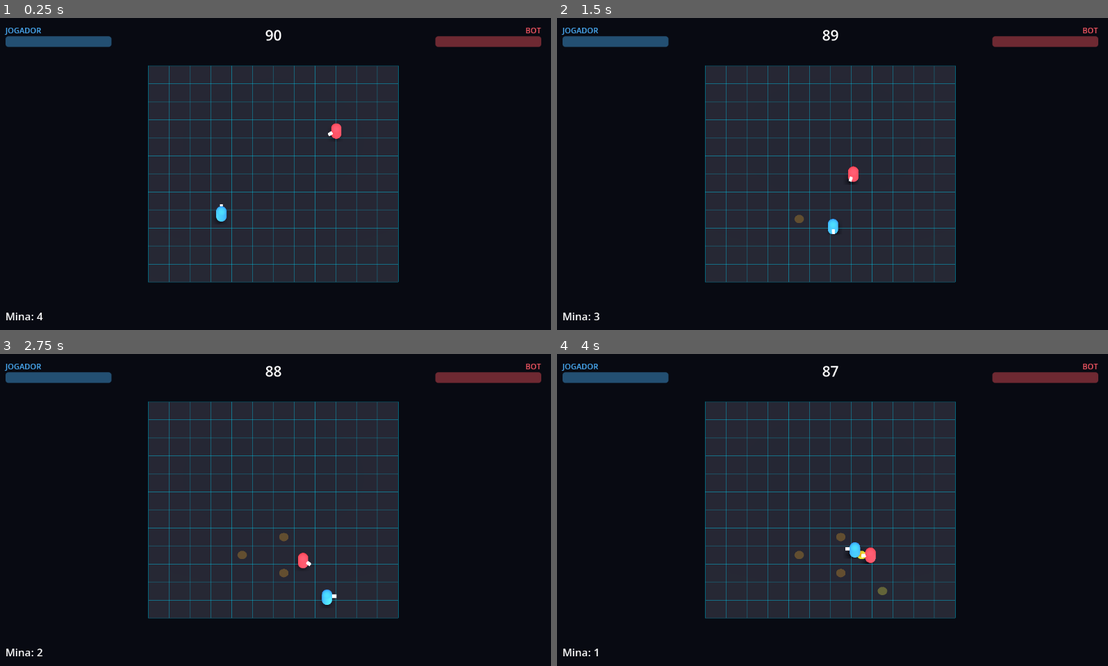
Above: before the commit, frames 1-4 (two rows, left to right).
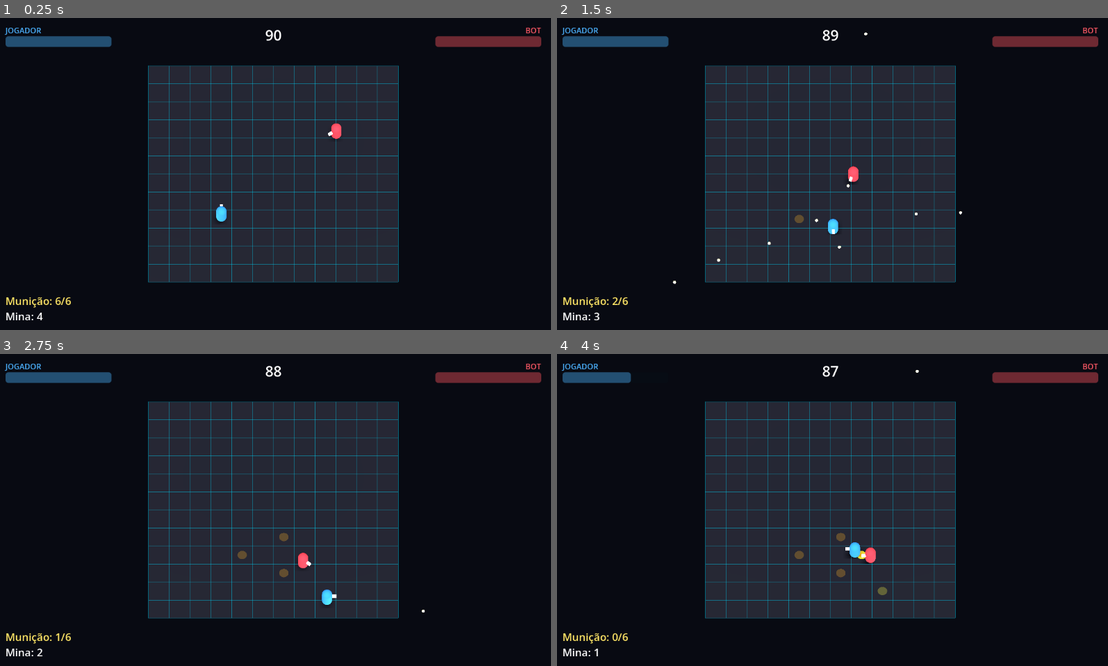
Above: after the commit, the same moments.

Repository: Philipe91/GamePh
Game: Godot game, scene res://scenes/arena/arena.tscn
The game is run twice, just before and just after one commit, with the same random seed, the same clock (stepped at 60 frames per second) and the same inputs.
Inputs (mouse positions are in pixels of both pictures, inside the frame that each line leads up to):
- Up to frame 1 (0.25 s): no input
- Up to frame 2 (1.5 s): move the mouse to (953, 158) at 0.52 s; hold D 0.53-1.28 s; hold J 0.53-1.28 s; click (953, 158) at 0.67 s; tap Space at 0.77 s; move the mouse to (716, 189) at 1.27 s; hold S from 1.28 s (still down); tap J at 1.35 s; click (716, 189) at 1.42 s
- Up to frame 3 (2.75 s): tap Space at 1.52 s; move the mouse to (330, 441) at 2.02 s; release S at 2.03 s; hold D from 2.03 s (still down); hold F from 2.03 s (still down); click (330, 441) at 2.17 s; tap J at 2.3 s
- Up to frame 4 (4 s): move the mouse to (804, 572) at 2.77 s; release D at 2.78 s; release F at 2.78 s; hold W 2.78-3.53 s; tap E at 2.85 s; click (804, 572) at 2.92 s; tap Space at 3.02, 3.77 s; tap J at 3.05, 3.8 s; move the mouse to (997, 556) at 3.52 s; hold A from 3.53 s (still down); hold Q from 3.53 s (still down); click (997, 556) at 3.67 s

The runs differ from the first frame. In frame 1, 0.2% of the frame differs, in the area x 1-13%, y 89-93%; in frame 2, 0.2%; in frame 3, 0.2%; in frame 4, 0.4%, in the area x 1-66%, y 5-93%.

Commit message:
B1 (Fase 4): arma de projetil com municao e recarga
- scenes/projeteis/projetil.{gd,tscn}: Area3D reto, vida 2s, dano ao inimigo, ignora dono
- combatente.gd: arma base (municao 6, cadencia 0.28s, recarga 1.5s travando o tiro,
  dano 12, rapidez 22); atirar() na frente (-Z); recarga automatica ao zerar
- player atira (mouse esq / J / R2); bot atira encarando o player a <14m (_encara_alvo)
- HUD: contador de municao (mostra "recarregando")
- [decisao noturna] tiro na direcao que encara; mira livre por mouse/stick fica pra depois
- teste headless cobre consumo de municao, acerto/dano e recarga 44/44

Co-Authored-By: Claude Opus 4.8 (1M context) <noreply@anthropic.com>
Claude-Session: https://claude.ai/code/session_017sHpnVfEfAT8FgcHs6ZGHw

Diff:
--- a/scenes/arena/arena.gd
+++ b/scenes/arena/arena.gd
@@ -302,6 +302,37 @@
 	bot.global_position = GridManager.grid_to_world(Vector2i(0, 0))  # longe de tudo
 	falhas += _checar("sem armadilha perto, bot nao desvia", bot._desvio_de_armadilhas().length() < 0.001)
 
+	# Bloco B1 (Fase 4): arma de projétil.
+	player.set_physics_process(false)
+	bot.set_physics_process(false)
+	player.healer = Combatente.HEALER_MAX
+	bot.healer = Combatente.HEALER_MAX
+	player.municao = player.MUNICAO_MAX
+	player._cadencia_restante = 0.0
+	player._recarga_restante = 0.0
+	player._imobilizado_restante = 0.0              # limpa resíduo do teste do Gás
+	player._slow_restante = 0.0
+	player.global_position = Vector3(0.0, 1.0, 0.0)
+	player.rotation.y = 0.0                          # encara -Z
+	bot.global_position = Vector3(0.0, 1.0, -3.0)    # 3u na frente do player
+	var mun_pre: int = player.municao
+	var vida_bot_tiro: float = bot.healer
+	player.atirar()
+	falhas += _checar("tiro consome municao", player.municao == mun_pre - 1)
+	for _i in range(40):
+		await get_tree().physics_frame
+	falhas += _checar("projetil acerta o inimigo (dano)", bot.healer < vida_bot_tiro)
+	# Recarga: zera a munição e confirma que trava o tiro.
+	player.municao = 1
+	player._cadencia_restante = 0.0
+	player._recarga_restante = 0.0
+	player.atirar()                                  # munição -> 0, inicia recarga
+	falhas += _checar("municao zera dispara recarga", player.esta_recarregando())
+	var mun_durante: int = player.municao
+	player._cadencia_restante = 0.0
+	player.atirar()                                  # não deve atirar recarregando
+	falhas += _checar("nao atira durante a recarga", player.municao == mun_durante)
+
 	# Bloco 5: regras de vitória. Restaura os Healers (o bot levou as detonações do bloco 4).
 	player.healer = Combatente.HEALER_MAX
 	bot.healer = Combatente.HEALER_MAX
--- a/scenes/characters/bot.gd
+++ b/scenes/characters/bot.gd
@@ -12,6 +12,7 @@
 ## mais difícil sem precisar do Caution Mode completo na IA (isso fica pra depois).
 const RAIO_DESVIO: float = 2.6
 const PESO_DESVIO: float = 1.6      # quão forte o desvio entorta a rota até o player
+const ALCANCE_TIRO: float = 14.0    # distância máx pra o bot abrir fogo no player
 
 # Plantio simples de minas (GDD 6.4): dá alvo real pro Caution Mode/Desarme do player.
 const CENA_ARMADILHA := preload("res://scenes/traps/armadilha.tscn")
@@ -54,6 +55,18 @@
 		rotation.y = lerp_angle(rotation.y, atan2(-velocity.x, -velocity.z), 0.2)
 	if _t_plantio <= 0.0:
 		_tentar_plantar_mina()
+	# Atira no player quando está de frente e dentro do alcance (a cadência/recarga limitam).
+	if para.length() < ALCANCE_TIRO and _encara_alvo(para):
+		atirar()
+
+
+## True se a frente do bot (-Z) aponta razoavelmente para o alvo (pra não atirar de costas).
+func _encara_alvo(para: Vector3) -> bool:
+	var frente := -global_transform.basis.z
+	frente.y = 0.0
+	if frente.length() < 0.01 or para.length() < 0.01:
+		return false
+	return frente.normalized().dot(para.normalized()) > 0.7
 
 
 ## Soma de empurrões pra LONGE de cada armadilha do player no raio (faro do bot, A1).
--- a/scenes/characters/combatente.gd
+++ b/scenes/characters/combatente.gd
@@ -10,34 +10,89 @@
 signal healer_mudou(atual: float, maximo: float)
 ## Emitido quando o Healer chega a zero (fim de partida desse combatente).
 signal healer_zerou
+## Emitido quando a munição muda (a HUD ouve).
+signal municao_mudou(atual: int, maximo: int)
 
 const HEALER_MAX: float = 100.0
 const ALTURA_PISO: float = 1.0  # centro da cápsula p/ os pés ficarem no chão (y=0)
+
+# Arma de projétil (GDD 7.1). Valores base; viram stats por personagem na Fase 5.
+const MUNICAO_MAX: int = 6
+const RECARGA_TEMPO: float = 1.5    # s recarregando (vulnerável: não atira)
+const CADENCIA: float = 0.28        # s entre tiros
+const TIRO_DANO: float = 12.0
+const TIRO_RAPIDEZ: float = 22.0    # m/s do projétil
+const PROJETIL := preload("res://scenes/projeteis/projetil.tscn")
 
 ## Identidade de time. 1 = jogador, 2 = bot. A Mina usa isto pra saber quem é inimigo.
 @export var id_jogador: int = 1
 
 var healer: float = HEALER_MAX
+var municao: int = MUNICAO_MAX
 
 # Efeitos de status das armadilhas (Cova/Gás — bloco 2 da Fase 3).
 var _imobilizado_restante: float = 0.0   # segundos sem poder andar (Cova/Gás)
 var _slow_restante: float = 0.0          # segundos com velocidade reduzida (Gás)
 var _slow_fator: float = 1.0             # multiplicador de velocidade enquanto no slow
 
+# Arma: timers de cadência e recarga.
+var _cadencia_restante: float = 0.0
+var _recarga_restante: float = 0.0
+
 
 func _ready() -> void:
 	add_to_group("combatentes")
 	position.y = ALTURA_PISO
 	healer = HEALER_MAX
+	municao = MUNICAO_MAX
 	healer_mudou.emit(healer, HEALER_MAX)
+	municao_mudou.emit(municao, MUNICAO_MAX)
 
 
-## Decai os timers de status. Roda na base (subclasses só sobrescrevem _physics_process).
+## Decai os timers de status e da arma. Roda na base (subclasses só fazem _physics_process).
 func _process(delta: float) -> void:
 	if _imobilizado_restante > 0.0:
 		_imobilizado_restante = maxf(0.0, _imobilizado_restante - delta)
 	if _slow_restante > 0.0:
 		_slow_restante = maxf(0.0, _slow_restante - delta)
+	if _cadencia_restante > 0.0:
+		_cadencia_restante = maxf(0.0, _cadencia_restante - delta)
+	if _recarga_restante > 0.0:
+		_recarga_restante = maxf(0.0, _recarga_restante - delta)
+		if _recarga_restante == 0.0:        # recarga terminou: pente cheio
+			municao = MUNICAO_MAX
+			municao_mudou.emit(municao, MUNICAO_MAX)
+
+
+## True enquanto recarrega (não pode atirar — GDD 7.1, fica vulnerável).
+func esta_recarregando() -> bool:
+	return _recarga_restante > 0.0
+
+
+## Dispara um tiro na frente (-Z do personagem), se houver munição e cadência liberada.
+## Ao zerar a munição, começa a recarga automaticamente.
+func atirar() -> void:
+	if _recarga_restante > 0.0 or _cadencia_restante > 0.0 or municao <= 0:
+		return
+	if _imobilizado_restante > 0.0:
+		return  # preso na Cova/Gás não atira
+	var dir := -global_transform.basis.z
+	dir.y = 0.0
+	if dir.length() < 0.01:
+		return
+	dir = dir.normalized()
+	var p := PROJETIL.instantiate()
+	p.dono_id = id_jogador
+	p.dano = TIRO_DANO
+	p.velocidade = dir * TIRO_RAPIDEZ
+	get_parent().add_child(p)
+	p.global_position = global_position + dir * 1.1 + Vector3(0.0, 0.0, 0.0)
+	p.global_position.y = 1.0
+	municao -= 1
+	_cadencia_restante = CADENCIA
+	municao_mudou.emit(municao, MUNICAO_MAX)
+	if municao <= 0:
+		_recarga_restante = RECARGA_TEMPO
 
 
 ## Trava o movimento por `duracao` segundos (Cova/Gás). Não encurta um efeito maior já ativo.
--- a/scenes/characters/player.gd
+++ b/scenes/characters/player.gd
@@ -167,6 +167,15 @@
 		trocar_selecao(ciclo)
 	_ciclo_antes = ciclo
 
+	# Atirar (botão esquerdo do mouse / J / gatilho direito). A cadência limita o ritmo;
+	# [decisão noturna 2026-06-18] o tiro sai na direção que o personagem encara (mira por
+	# movimento). Mira livre por mouse/stick fica pra uma fatia futura.
+	var atirar_p := Input.is_mouse_button_pressed(MOUSE_BUTTON_LEFT) \
+		or Input.is_physical_key_pressed(KEY_J) \
+		or Input.get_joy_axis(0, JOY_AXIS_TRIGGER_RIGHT) > 0.5
+	if atirar_p:
+		atirar()
+
 
 ## Troca a armadilha selecionada (passo +1/-1 na ORDEM).
 func trocar_selecao(passo: int) -> void:
--- /dev/null
+++ b/scenes/projeteis/projetil.gd
@@ -0,0 +1,35 @@
+extends Area3D
+## Projétil — tiro reto da arma à distância (GDD 7.1).
+##
+## Anda em linha reta, vive um tempo curto e some ao acertar um combatente de outro
+## time ou ao expirar. Acoplamento solto: acha alvo por `has_method("receber_dano")` e
+## ignora o próprio dono pelo `id_jogador`.
+
+var dono_id: int = 1
+var dano: float = 12.0
+var velocidade: Vector3 = Vector3.ZERO   # direção * rapidez (m/s), no plano XZ
+
+const VIDA: float = 2.0   # segundos até sumir sozinho (alcance efetivo)
+var _t: float = 0.0
+
+
+func _ready() -> void:
+	add_to_group("projeteis")
+	body_entered.connect(_ao_corpo_entrar)
+
+
+func _physics_process(delta: float) -> void:
+	global_position += velocidade * delta
+	global_position.y = 1.0
+	_t += delta
+	if _t >= VIDA:
+		queue_free()
+
+
+func _ao_corpo_entrar(corpo: Node) -> void:
+	if not corpo.has_method("receber_dano"):
+		return
+	if int(corpo.get("id_jogador")) == dono_id:
+		return  # não acerta quem atirou
+	corpo.receber_dano(dano)
+	queue_free()
--- /dev/null
+++ b/scenes/projeteis/projetil.tscn
@@ -0,0 +1,26 @@
+[gd_scene load_steps=5 format=3 uid="uid://bproj00vault01"]
+
+[ext_resource type="Script" path="res://scenes/projeteis/projetil.gd" id="1"]
+
+[sub_resource type="SphereShape3D" id="Shape_proj"]
+radius = 0.2
+
+[sub_resource type="SphereMesh" id="Mesh_proj"]
+radius = 0.15
+height = 0.3
+
+[sub_resource type="StandardMaterial3D" id="Mat_proj"]
+albedo_color = Color(1, 0.9, 0.35, 1)
+emission_enabled = true
+emission = Color(1, 0.85, 0.2, 1)
+emission_energy_multiplier = 3.0
+
+[node name="projetil" type="Area3D"]
+script = ExtResource("1")
+
+[node name="Malha" type="MeshInstance3D" parent="."]
+mesh = SubResource("Mesh_proj")
+material_override = SubResource("Mat_proj")
+
+[node name="Colisao" type="CollisionShape3D" parent="."]
+shape = SubResource("Shape_proj")
--- a/scenes/ui/hud.gd
+++ b/scenes/ui/hud.gd
@@ -8,6 +8,7 @@
 @onready var barra_p2: ProgressBar = $P2Bar
 @onready var lbl_timer: Label = $TimerLabel
 @onready var lbl_minas: Label = $MinasLabel
+@onready var lbl_municao: Label = $MunicaoLabel
 @onready var lbl_fim: Label = $FimLabel
 @onready var lbl_desarme: Label = $DesarmeLabel
 @onready var lbl_retomada: Label = $RetomadaLabel
@@ -31,8 +32,10 @@
 	p2.healer_mudou.connect(func(atual: float, _maximo: float): barra_p2.value = atual)
 	p1.inventario_mudou.connect(_ao_inventario_mudar)
 	p1.selecao_mudou.connect(_ao_selecao_mudar)
+	p1.municao_mudou.connect(_ao_municao_mudar)
 	barra_p1.value = p1.healer
 	barra_p2.value = p2.healer
+	_ao_municao_mudar(p1.municao, p1.MUNICAO_MAX)
 	$RadialMenu.configurar(p1)  # a roda lê o estado do jogador
 	_atualizar_label_armadilha()
 
@@ -54,6 +57,13 @@
 
 func _ao_selecao_mudar(_tipo: String) -> void:
 	_atualizar_label_armadilha()
+
+
+func _ao_municao_mudar(atual: int, maximo: int) -> void:
+	if _jogador != null and _jogador.esta_recarregando():
+		lbl_municao.text = "Munição: recarregando…"
+	else:
+		lbl_municao.text = "Munição: %d/%d" % [atual, maximo]
 
 
 ## Painel de desarme e prompt de retomada são dinâmicos (timer correndo): leio o estado
--- a/scenes/ui/hud.tscn
+++ b/scenes/ui/hud.tscn
@@ -68,6 +68,17 @@
 theme_override_font_sizes/font_size = 22
 text = "Minas: 4"
 
+[node name="MunicaoLabel" type="Label" parent="."]
+anchor_top = 1.0
+anchor_bottom = 1.0
+offset_left = 20.0
+offset_top = -76.0
+offset_right = 300.0
+offset_bottom = -48.0
+theme_override_colors/font_color = Color(1, 0.9, 0.4, 1)
+theme_override_font_sizes/font_size = 22
+text = "Munição: 6/6"
+
 [node name="FimLabel" type="Label" parent="."]
 anchor_left = 0.5
 anchor_top = 0.5
Not shown, changed: docs/PLANO_NOTURNO.md
